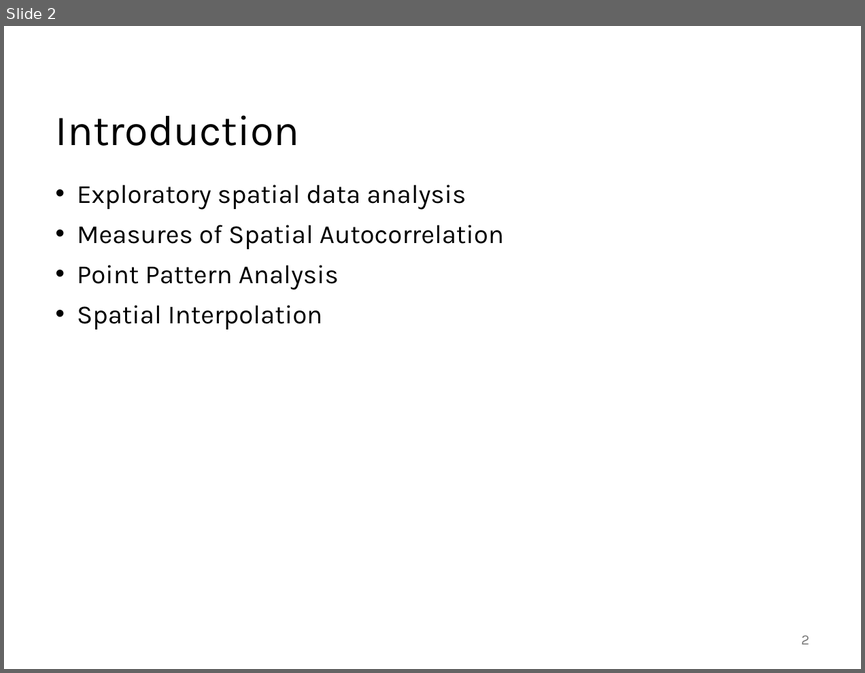
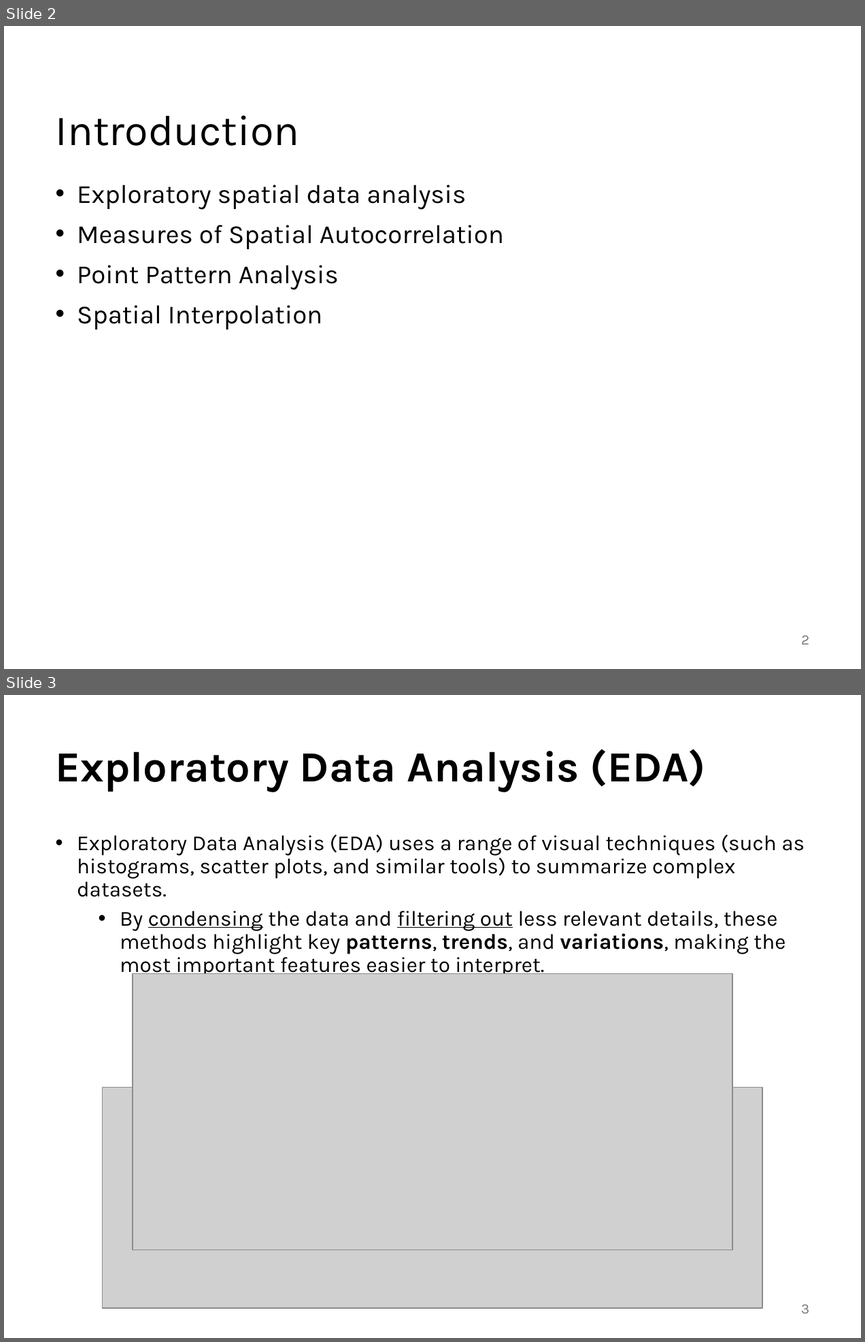
Before and after one commit to abuabara/abuabara.github.io, a slide deck: DAEN489S26/week12_slides.pptx. Shown one above the other, each under a label of ours: slide 2 before the commit, slides 2 and 3 after it. The pictures are 865x673 and 865x1342 pixels, drawn with LibreOffice and Linux fonts; fonts in the diff are those of the drawing; grey boxes stand for pictures. Boxes give left, top, right and bottom in pixels: in the first picture for what was removed or moved away, otherwise in the second. Text is boxed around its words. In the diff, an @@ line names an element or a change of style, - is before the commit and + after.

```diff
--- a/DAEN489S26/week12_slides.pptx
+++ b/DAEN489S26/week12_slides.pptx
@@ slide 3 added at <box>4,695,861,1338</box>, background #FFFFFF @@
@@ title added at <box>56,749,706,792</box>, 36 pt, text #000000, bold @@
+Exploratory Data Analysis (EDA)
@@ text added at <box>77,834,804,977</box>, 18 pt, text #000000 @@
+• Exploratory Data Analysis (EDA) uses a range of visual techniques (such as histograms, scatter plots, and similar tools) to summarize complex datasets.
+  • By condensing the data and filtering out less relevant details, these methods highlight key patterns, trends, and variations, making the most important features easier to interpret.
@@ picture added at <box>133,974,732,1249</box> @@
@@ picture added at <box>103,1087,762,1308</box> @@
@@ page number added at <box>801,1304,809,1313</box>, 12 pt, text #797979 @@
+3
```
Also in this commit, not shown: 6 slides changed, 13 other slides added, 1 slide removed, 1 other file.
